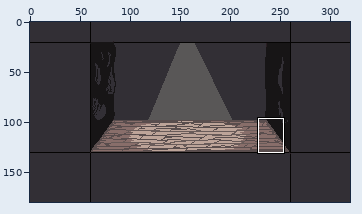
File history of a pixel-art file, Assets/Art/Backgrounds/AS_Hobbiton.aseprite. The first picture is a wide view before the edit; the outline marks the close-up.
Close-up. The starting point:
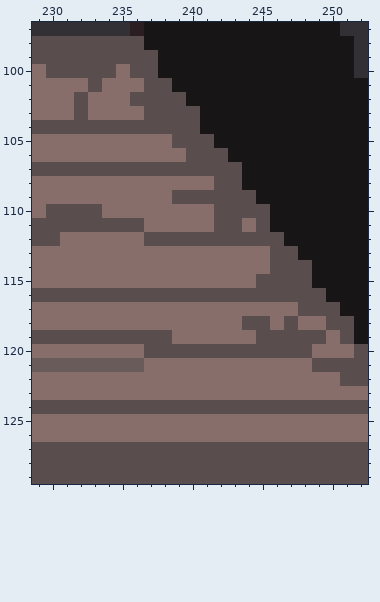
320x180 pixels, 1 frame. Colours within 5 levels of each other are drawn and written as one. Shown: x 229..252, y 97..129. The commit also changed other parts of the picture, which this record leaves out.
And afterwards:
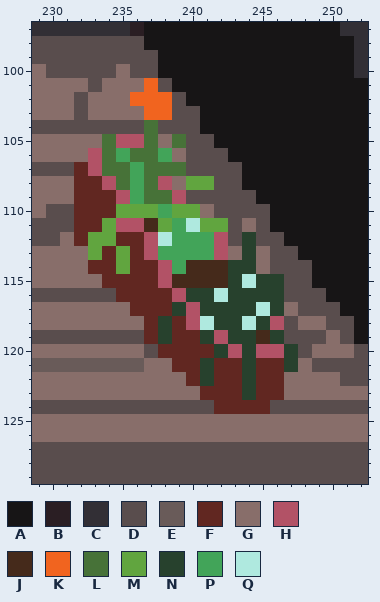
Palette (. is transparent): A #171516  B #2a1e23  C #322f35  D #594d4d  E #695b59  F #612721  G #886e6a  H #b25266  J #452a1b  K #f1641f  L #477238  M #61a53f  N #27412d  P #42a459  Q #afe9df
Changes in this commit:
layer "Background Props" now shown
--- layer "Background Props"
@@ x 229..252 @@
 100 GDDDDDGDDAAAAAAAAAAAAAAC
-101 GGGGDGGGDDAAAAAAAAAAAAAA
-102 GGGDGGGDDDDAAAAAAAAAAAAA
-103 GGGDGGGGDDDDAAAAAAAAAAAA
-104 DDDDDDDDDDDDAAAAAAAAAAAA
-105 GGGGGGGGGGDDDAAAAAAAAAAA
-106 GGGGGGGGGGGDDDAAAAAAAAAA
-107 DDDDDDDDDDDDDDDAAAAAAAAA
-108 GGGGGGGGGGGGGDDAAAAAAAAA
-109 GGGGGGGGGGDDDDDDAAAAAAAA
-110 GDDDDGGGGGGGGDDDDAAAAAAA
-111 DDDDDDDDGGGGGDDGDAAAAAAA
-112 DDGGGGGGDDDDDDDDDDAAAAAA
-113 GGGGGGGGGGGGGGGGGDDAAAAA
-114 GGGGGGGGGGGGGGGGGDDDAAAA
-115 GGGGGGGGGGGGGGGGDDDDAAAA
-116 DDDDDDDDDDDDDDDDDDDDDAAA
-117 GGGGGGGGGGGGGGGGGGGDDDAA
-118 GGGGGGGGGGGGGGGDDGDGGDDA
-119 DDDDDDDDDDGGGGGGDDDDDGDA
-120 GGGGGGGGDDDDDDDDDDDDGGGD
-121 EEEEEEEEGGGGGGGGGGGGDDDD
-122 GGGGGGGGGGGGGGGGGGGGGGDD
-123 GGGGGGGGGGGGGGGGGGGGGGGG
-124 DDDDDDDDDDDDDDDDDDDDDDDD
+101 GGGGDGGGKDAAAAAAAAAAAAAA
+102 GGGDGGGKKKDAAAAAAAAAAAAA
+103 GGGDGGGGKKDDAAAAAAAAAAAA
+104 DDDDDDDDLDDDAAAAAAAAAAAA
+105 GGGGGLHHLGLDDAAAAAAAAAAA
+106 GGGGHLPLLPGDDDAAAAAAAAAA
+107 DDDFHLLPLLLDDDDAAAAAAAAA
+108 GGGFFHLPLHGMMDDAAAAAAAAA
+109 GGGFFFHPLLHDDDDDAAAAAAAA
+110 GDDFFFMMMPMMGDDDDAAAAAAA
+111 DDDFFMHHJMPQMMDGDAAAAAAA
+112 DDGFMMFFHQPPPHDNDDAAAAAA
+113 GGGGMFMFHPPPPHGNGDDAAAAA
+114 GGGGFFMFFHPJJJNNGDDDAAAA
+115 GGGGGFFFFHJJJJNQNNDDAAAA
+116 DDDDDDFFFFHNNQNNNNDDDAAA
+117 GGGGGGGFFFNHNNNNQNGDDDAA
+118 GGGGGGGGFNFHQNNQNHDGGDDA
+119 DDDDDDDDFNFFNHNNJNDDDGDA
+120 GGGGGGGGDFFFFNHNHHNDGGGD
+121 EEEEEEEEGGFFNFFNFFNGDDDD
+122 GGGGGGGGGGGFNFFNFFGGGGDD
+123 GGGGGGGGGGGGFFFNFFGGGGGG
+124 DDDDDDDDDDDDDFFFFDDDDDDD
 125 GGGGGGGGGGGGGGGGGGGGGGGG
